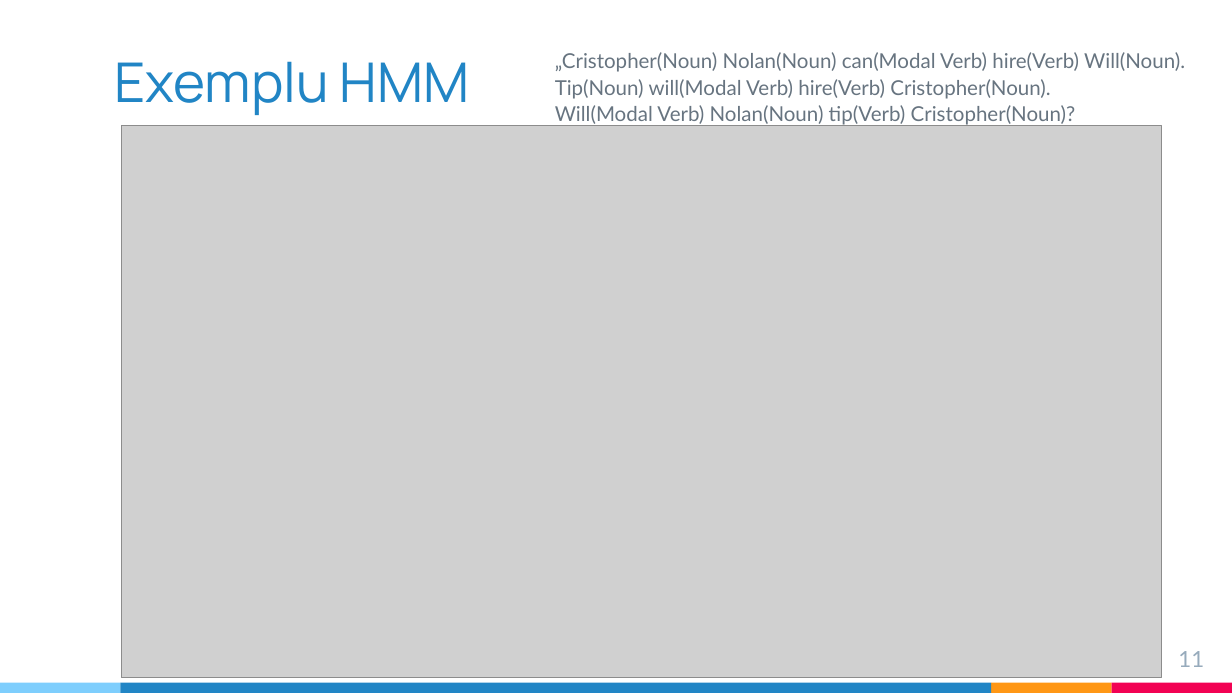
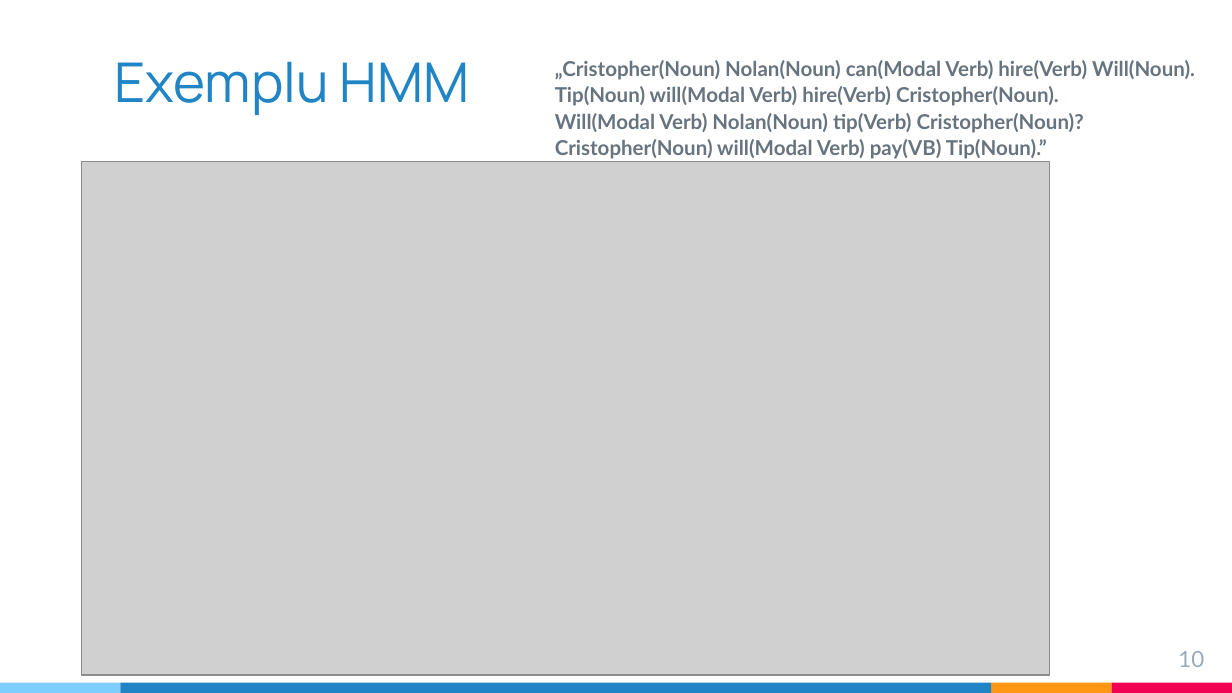
Before and after one commit to ST4NSB/part-of-speech-tagging, a slide deck: slide 10 of docs/pos_tagging_prezentare_Barbulescu.pptx (slide 11 before the commit). Drawn at 1232x693 pixels with LibreOffice and Linux fonts; fonts in the diff are those of the drawing; grey boxes stand for pictures. Boxes give left, top, right and bottom in pixels: in the first picture for what was removed or moved away, otherwise in the second. Text is boxed around its words. In the diff, an @@ line names an element or a change of style, - is before the commit and + after.

```diff
--- a/docs/pos_tagging_prezentare_Barbulescu.pptx
+++ b/docs/pos_tagging_prezentare_Barbulescu.pptx
@@ text "„Cristopher(Noun) Nolan(Noun) can(Modal Verb) hire(Verb) ...": place and size @@
-text "„Cristopher(Noun) Nolan(Noun) can(Modal Verb) hire(Verb) ..." at bbox=[555, 52, 1185, 126]
+text "„Cristopher(Noun) Nolan(Noun) can(Modal Verb) hire(Verb) ..." at bbox=[555, 60, 1195, 159]
@@ text "„Cristopher(Noun) Nolan(Noun) can(Modal Verb) hire(Verb) ..." at bbox=[555, 60, 1195, 159]: bold on @@
@@ picture: place and size @@
-picture at bbox=[121, 126, 1162, 678]
+picture at bbox=[81, 161, 1050, 675]
@@ page number at bbox=[1178, 651, 1204, 667]: text changed @@
-11
+10
```
Also in this commit, not shown: 5 other slides changed, 1 slide removed.
